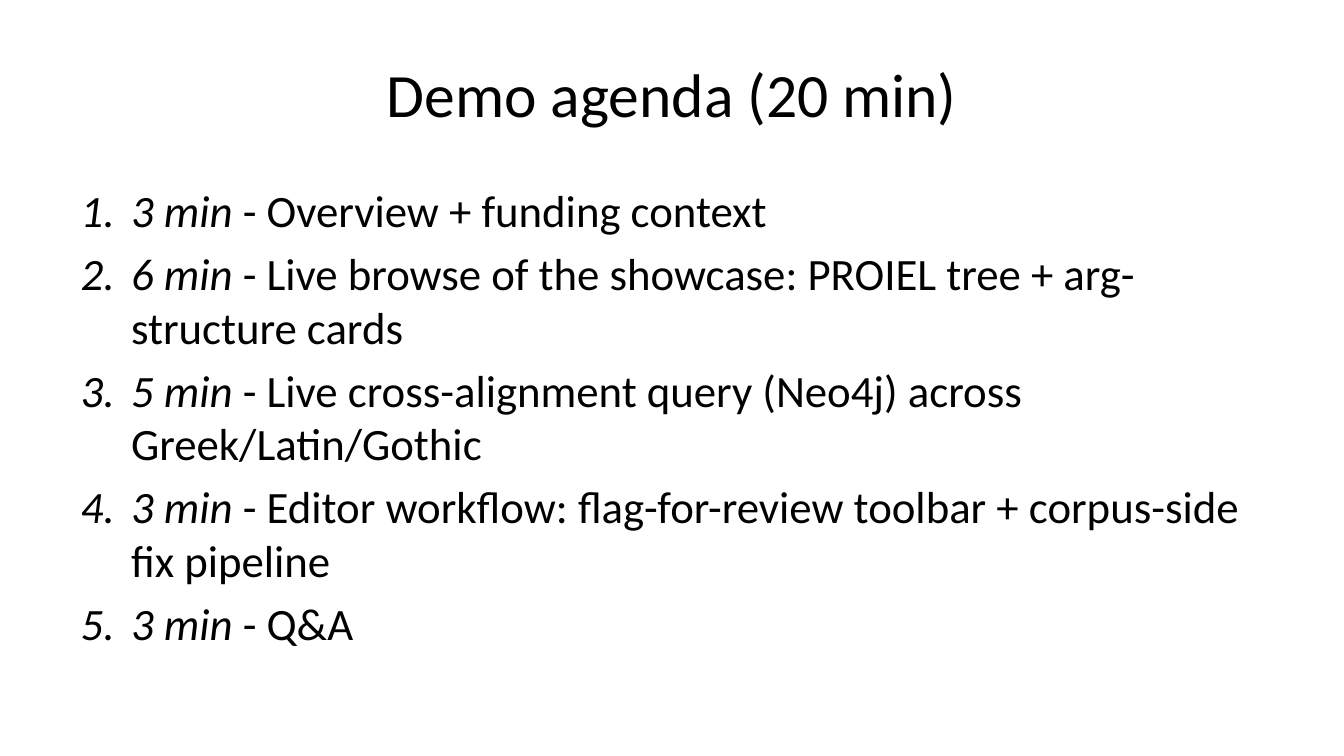
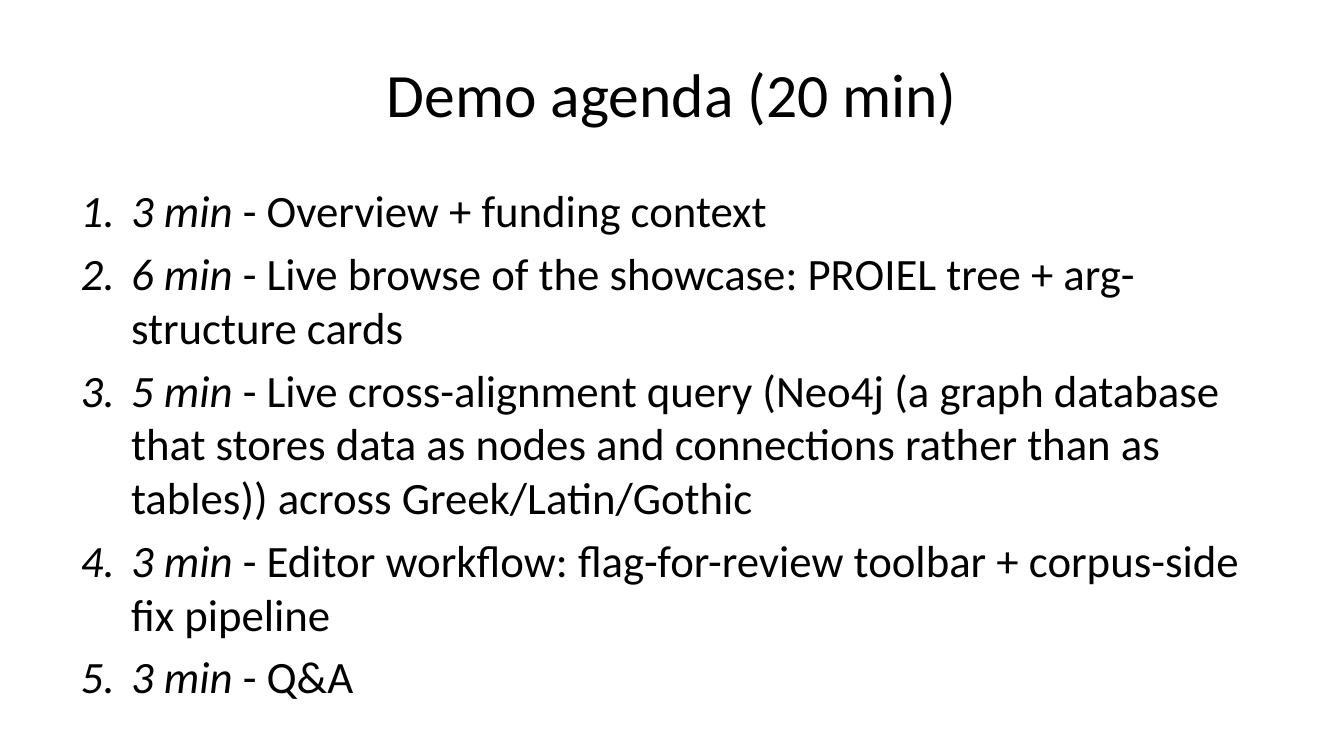
Before and after one commit to AthDGC/AthDGC.github.io, a slide deck: slide 3 of slides/lrec_demo.pptx. Drawn at 1344x756 pixels with LibreOffice and Linux fonts; fonts in the diff are those of the drawing. Boxes give left, top, right and bottom in pixels: in the first picture for what was removed or moved away, otherwise in the second. Text is boxed around its words. In the diff, an @@ line names an element or a change of style, - is before the commit and + after.

```diff
--- a/slides/lrec_demo.pptx
+++ b/slides/lrec_demo.pptx
@@ text at (131, 374, 1219, 520): text changed @@
-3. 5 min - Live cross-alignment query (Neo4j) across Greek/Latin/Gothic
+3. 5 min - Live cross-alignment query (Neo4j (a graph database that stores data as nodes and connections rather than as tables)) across Greek/Latin/Gothic
```
Also in this commit, not shown: 7 other slides changed, 22 other files.
